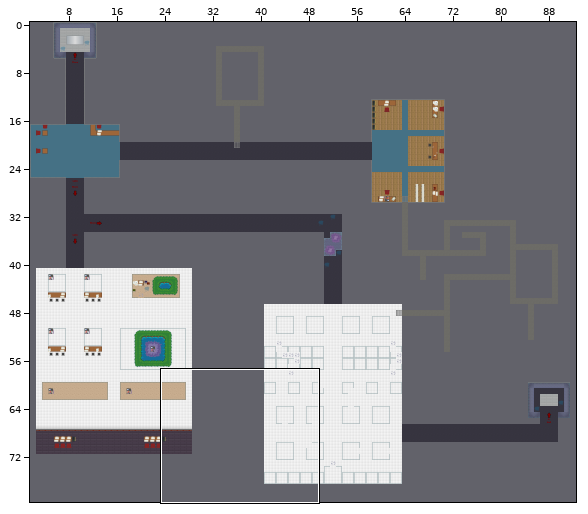
Tiled map, stored at core/assets/maps/Central Hall.tmx. The picture above shows the old version from afar; the outline marks the close-up.
Close-up. As it was:
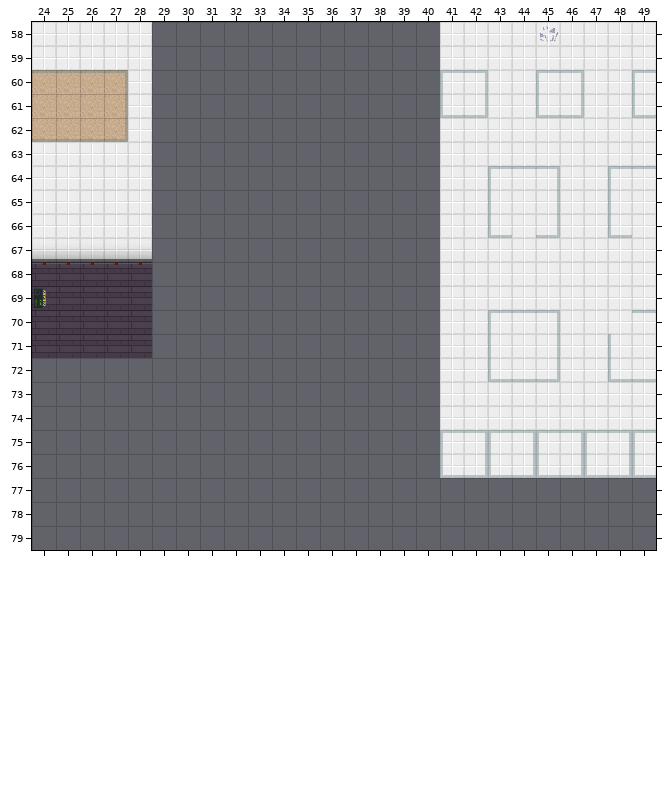
Cells are 32x32 px. Shown: x 24..49, y 58..79. The commit also changed other parts of the map, which this record leaves out.
The same view after the edit:
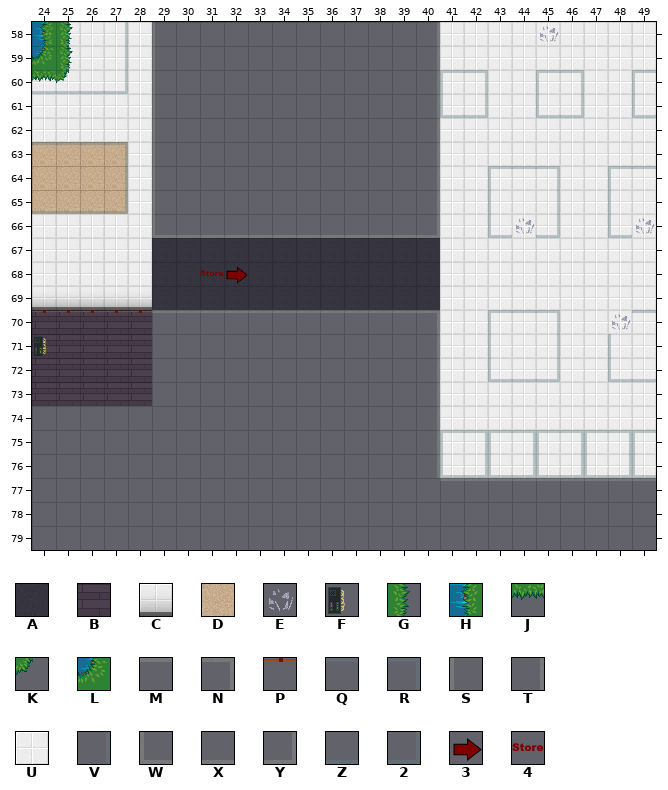
Key: from "finaltileset": A 11, B 33, C 39 turned 90, D 54, E 101, F 104, G 140, H 152, J 162, K 163, L 175, M 235, N 236, P 239, Q 247, R 248, S 257, T 259, U 266, V 271, W 280, X 281, Y 282, Z 293, 2 294, 3 350, 4 374.
_ is an empty cell.
See-through tiles are keyed as they look on the map.
Difference:
{"where": "layer \"Background\""}
{"y":58,"x":24,"old":"U","new":"H"}
{"y":59,"x":24,"old":"U","new":"L"}
{"y":60,"x":24,"old":"DDDD","new":"UUUU"}
{"y":61,"x":24,"old":"DDDD","new":"UUUU"}
{"y":62,"x":24,"old":"DDDD","new":"UUUU"}
{"y":63,"x":24,"old":"UUUU","new":"DDDD"}
{"y":64,"x":24,"old":"UUUU","new":"DDDD"}
{"y":65,"x":24,"old":"UUUU","new":"DDDD"}
{"y":67,"x":29,"old":"____________","new":"AAAAAAAAAAAA"}
{"y":68,"x":24,"old":"BBBBB____________","new":"UUUUUAAAAAAAAAAAA"}
{"y":69,"x":24,"old":"BBBBB____________","new":"UUUUUAAAAAAAAAAAA"}
{"y":72,"x":24,"old":"_____","new":"BBBBB"}
{"y":73,"x":24,"old":"_____","new":"BBBBB"}
{"where": "layer \"Foreground\""}
{"y":58,"x":27,"old":"_","new":"V"}
{"y":58,"x":29,"old":"_","new":"S"}
{"y":58,"x":40,"old":"_","new":"T"}
{"y":59,"x":27,"old":"_","new":"V"}
{"y":59,"x":29,"old":"_","new":"S"}
{"y":59,"x":40,"old":"_","new":"T"}
{"y":60,"x":24,"old":"QQQR","new":"ZZZ2"}
{"y":60,"x":29,"old":"_","new":"S"}
{"y":60,"x":40,"old":"_","new":"T"}
{"y":61,"x":27,"old":"V","new":"_"}
{"y":61,"x":29,"old":"_","new":"S"}
{"y":61,"x":40,"old":"_","new":"T"}
{"y":62,"x":24,"old":"ZZZ2","new":"____"}
{"y":62,"x":29,"old":"_","new":"S"}
{"y":62,"x":40,"old":"_","new":"T"}
{"y":63,"x":24,"old":"____","new":"QQQR"}
{"y":63,"x":29,"old":"_","new":"S"}
{"y":63,"x":40,"old":"_","new":"T"}
{"y":64,"x":27,"old":"_","new":"V"}
{"y":64,"x":29,"old":"_","new":"S"}
{"y":64,"x":40,"old":"_","new":"T"}
{"y":65,"x":24,"old":"____","new":"ZZZ2"}
{"y":65,"x":29,"old":"_","new":"S"}
{"y":65,"x":40,"old":"_","new":"T"}
{"y":66,"x":29,"old":"____________","new":"WXXXXXXXXXXY"}
{"y":66,"x":44,"old":"_","new":"E"}
{"y":66,"x":49,"old":"_","new":"E"}
{"y":67,"x":24,"old":"XXXXX","new":"_____"}
{"y":68,"x":24,"old":"PP","new":"__"}
{"y":68,"x":27,"old":"PP","new":"__"}
{"y":68,"x":31,"old":"__","new":"43"}
{"y":69,"x":24,"old":"_____","new":"XXXXX"}
{"y":70,"x":24,"old":"__","new":"PP"}
{"y":70,"x":27,"old":"______________","new":"PPMMMMMMMMMMMN"}
{"y":70,"x":48,"old":"_","new":"E"}
{"y":71,"x":40,"old":"_","new":"T"}
{"y":72,"x":40,"old":"_","new":"T"}
{"y":73,"x":40,"old":"_","new":"T"}
{"y":74,"x":40,"old":"_","new":"T"}
{"y":75,"x":40,"old":"_","new":"T"}
{"y":76,"x":40,"old":"_","new":"T"}
{"y":77,"x":41,"old":"_________","new":"MMMMMMMMM"}
{"where": "layer \"Foreground2\""}
{"y":58,"x":25,"old":"_","new":"G"}
{"y":59,"x":25,"old":"_","new":"G"}
{"y":60,"x":24,"old":"__","new":"JK"}
{"y":67,"x":24,"old":"CCCCC","new":"_____"}
{"y":68,"x":26,"old":"P","new":"_"}
{"y":69,"x":24,"old":"F____","new":"CCCCC"}
{"y":70,"x":26,"old":"_","new":"P"}
{"y":71,"x":24,"old":"_","new":"F"}
{"label":"changed","picture_box":[32,22,656,481]}
